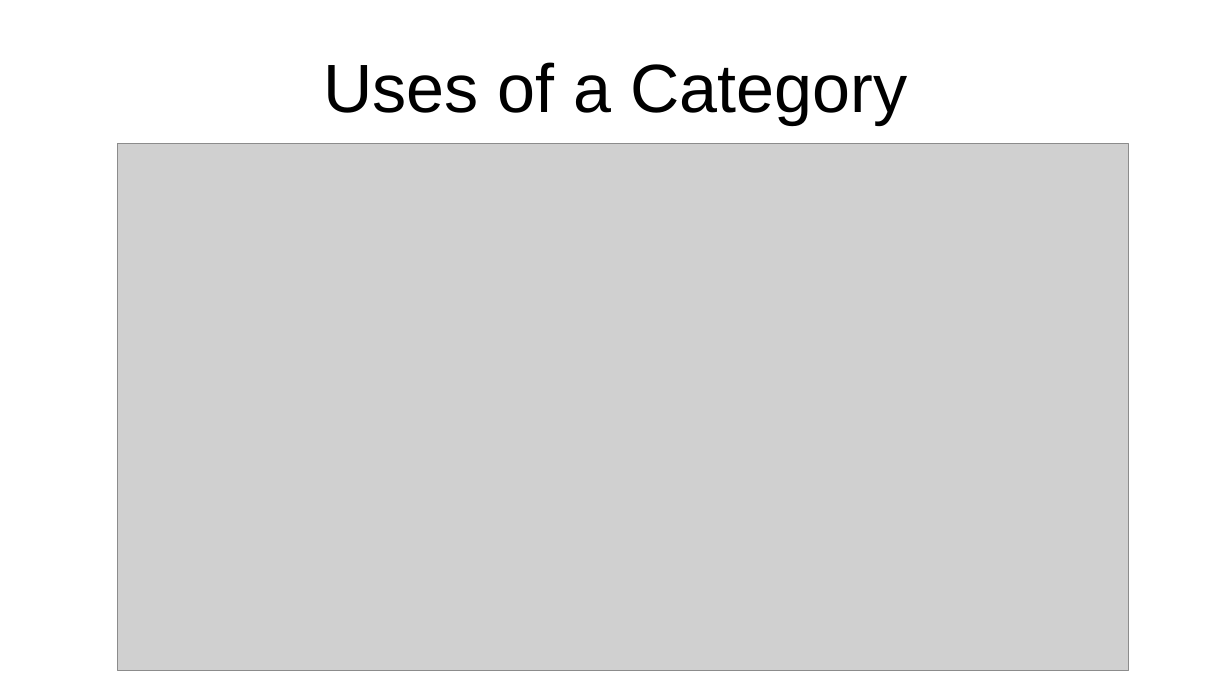
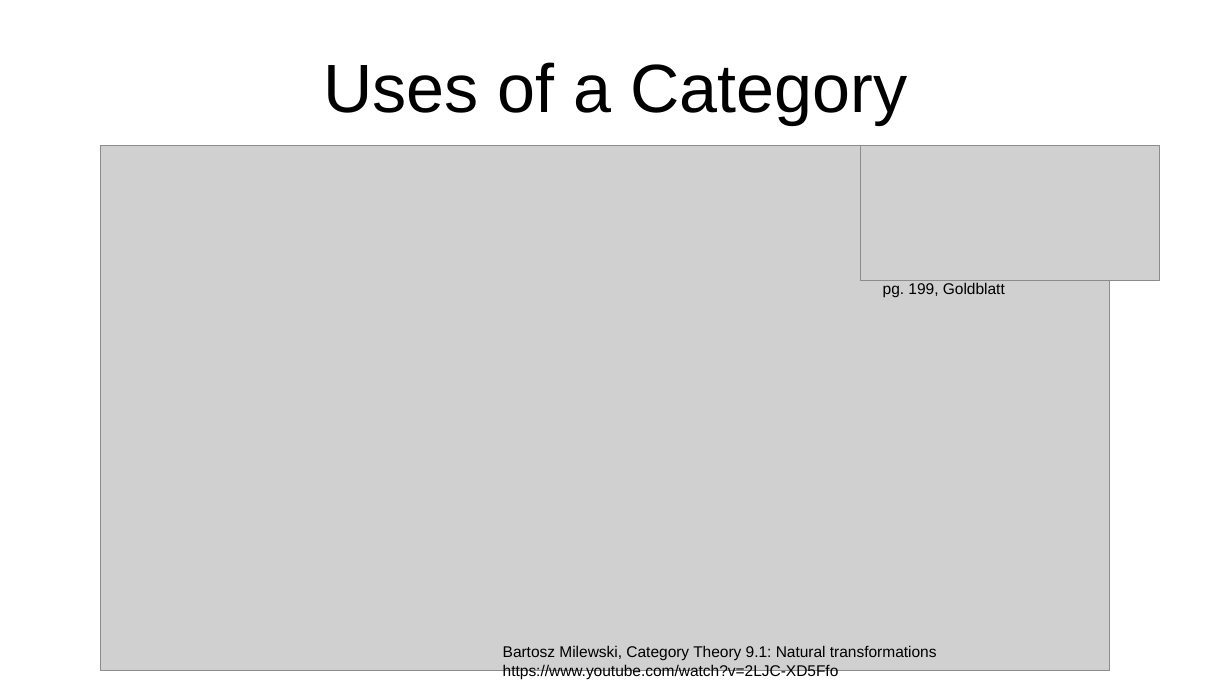
Before and after one commit to bshambaugh/Explorations-of-Category-Theory-for-Self-Sovereign-Identity, a slide deck: slide 13 of resources/IIW35_fA2022_cat_theory_for_SSI.odp. Drawn at 1232x693 pixels with LibreOffice and Linux fonts; fonts in the diff are those of the drawing; grey boxes stand for pictures. Boxes give left, top, right and bottom in pixels: in the first picture for what was removed or moved away, otherwise in the second. Text is boxed around its words. In the diff, an @@ line names an element or a change of style, - is before the commit and + after.

```diff
--- a/resources/IIW35_fA2022_cat_theory_for_SSI.odp
+++ b/resources/IIW35_fA2022_cat_theory_for_SSI.odp
@@ picture moved from (x1=117, y1=144, x2=1129, y2=671) to (x1=101, y1=145, x2=1110, y2=671) @@
@@ picture added at (x1=861, y1=145, x2=1159, y2=281) @@
@@ text added at (x1=883, y1=282, x2=1005, y2=297), 10 pt, text #000000 @@
+pg. 199, Goldblatt
@@ text added at (x1=503, y1=645, x2=937, y2=680), 10 pt, text #000000 @@
+Bartosz Milewski, Category Theory 9.1: Natural transformations
+https://www.youtube.com/watch?v=2LJC-XD5Ffo
```
Also in this commit, not shown: 2 other slides changed, 1 slide added, 1 other file.
